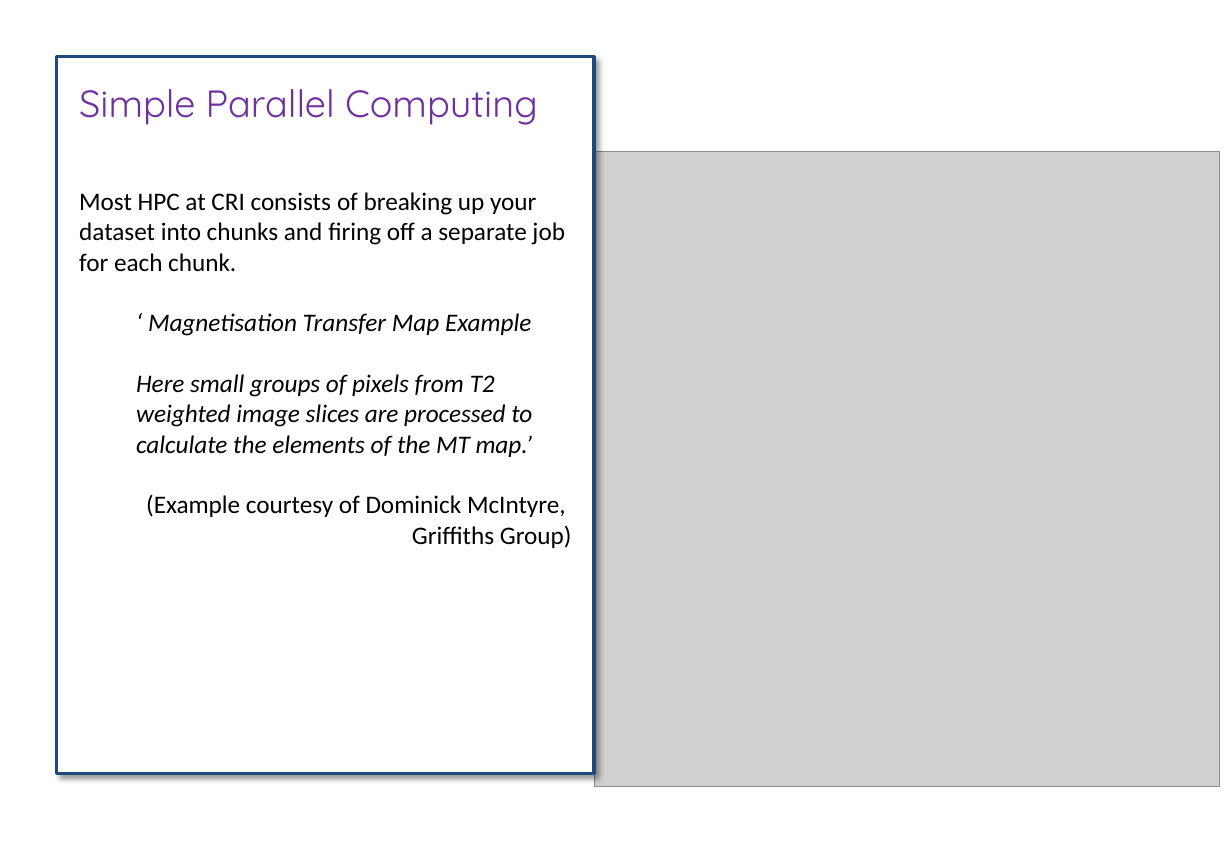
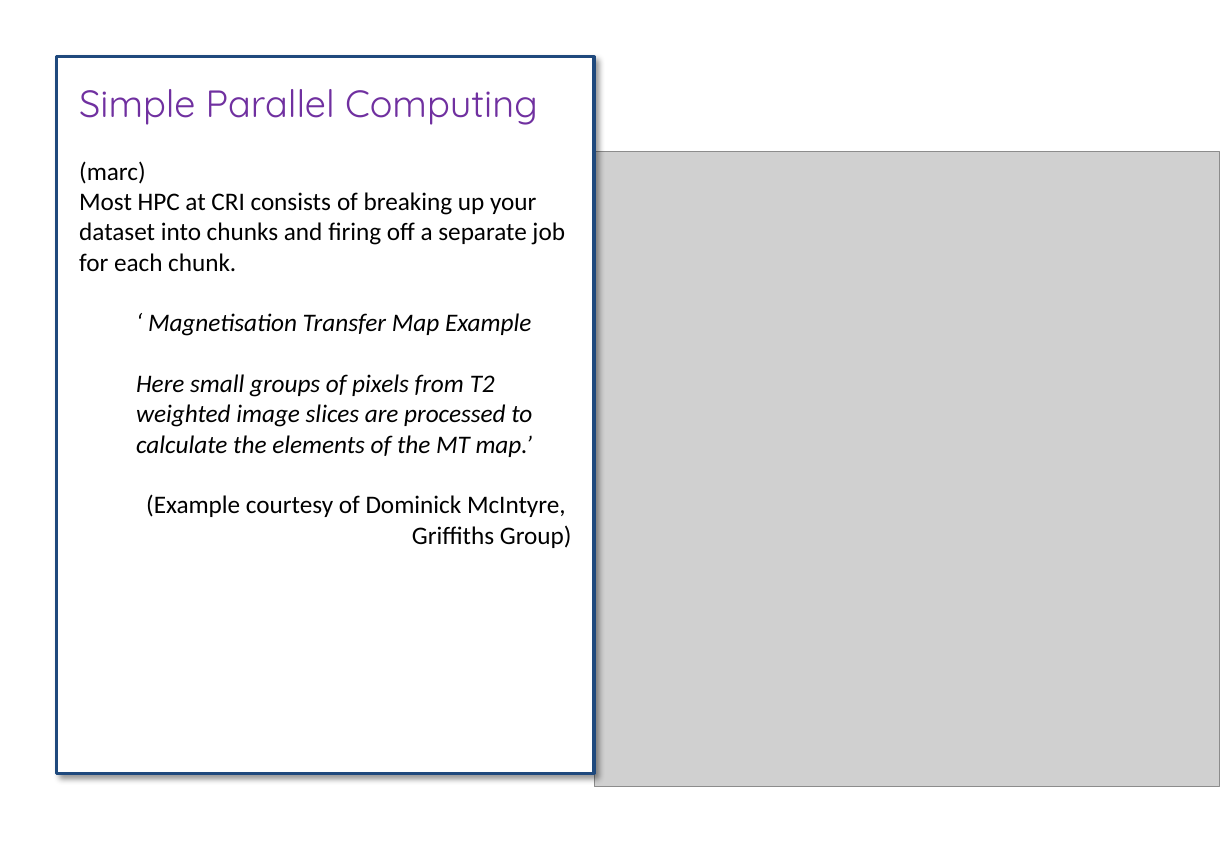
Before and after one commit to bioinformatics-core-shared-training/hpc, a slide deck: slide 12 of CRUK-cluster-introduction-II.pptx (slide 9 before the commit). Drawn at 1232x853 pixels with LibreOffice and Linux fonts; fonts in the diff are those of the drawing; grey boxes stand for pictures. Boxes give left, top, right and bottom in pixels: in the first picture for what was removed or moved away, otherwise in the second. Text is boxed around its words. In the diff, an @@ line names an element or a change of style, - is before the commit and + after.

```diff
--- a/CRUK-cluster-introduction-II.pptx
+++ b/CRUK-cluster-introduction-II.pptx
@@ text in rectangle at box(79, 161, 146, 184): paragraph added @@
+(marc)
```
Also in this commit, not shown: 6 other slides changed, 4 slides added, 1 other file.
